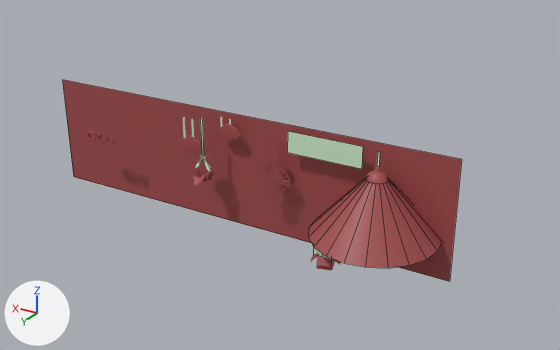
What one commit did to the FBX model OLU/Assets/Meshes/Title.fbx.
Both versions are drawn from a camera (50 mm lens) standing at (-26.0, 43.4, 22.2) and looking at (0.8, -1.4, -0.1). Lighting does not change. The marker at lower left points along +X, +Y and +Z. Mesh edges are drawn as thin lines on the coarser meshes. Where no turn or scale is listed for an object, it has been applied to the vertices. Vertices at the same position are counted once.

In view in the first picture: 'Background', 'FlagModel', 'LightBeam'.
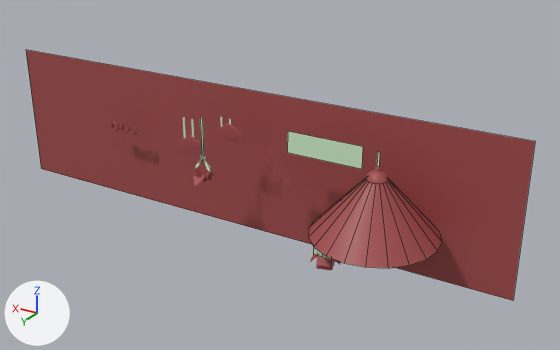
Changed parts and their boxes [x1, y1, x2, y2] in the pictures (560 x 350 px):
'Background', reshaped, moved (27% wider, 24% taller)
    before: [63, 80, 462, 282]
    after: [26, 50, 535, 300]

The change, as a diff of the scene's bpy script:
```diff
--- a/OLU/Assets/Meshes/Title.fbx.py
+++ b/OLU/Assets/Meshes/Title.fbx.py
@@ me_mesh_027 @@
 me_mesh_027.from_pydata(...)  # 4 vertices, 1 face; spans x -12.8..20.9, y 0.0, z -4.3..4.3
 # used by ob_background; location = (0.0, -0.24, 0.0)
-me_mesh_027.vertices[0].co = (-12.8, 0.0, 4.3)  # pixel (461, 159)
-me_mesh_027.vertices[1].co = (20.9, 0.0, 4.3)  # pixel (62, 79)
-me_mesh_027.vertices[2].co = (-12.8, 0.0, -4.3)  # pixel (449, 281)
-me_mesh_027.vertices[3].co = (20.9, 0.0, -4.3)  # pixel (73, 176)
+# me_mesh_027 part 1
+me_mesh_027.vertices[0].co = (-16.6, 0.0, 5.6)  # pixel (535, 141)
+me_mesh_027.vertices[1].co = (27.1, 0.0, 5.6)  # pixel (25, 49)
+me_mesh_027.vertices[2].co = (-16.6, 0.0, -5.6)  # pixel (513, 300)
+me_mesh_027.vertices[3].co = (27.1, 0.0, -5.6)  # pixel (41, 168)
 me_mesh_027.materials.append(mat_titlemat)
@@ ob_background @@
 ob_background = bpy.data.objects.new('Background', me_mesh_027)
-ob_background.location = (0.0, -0.24, 0.0)
+ob_background.location = (0.0, -2.18, 0.0)
```
